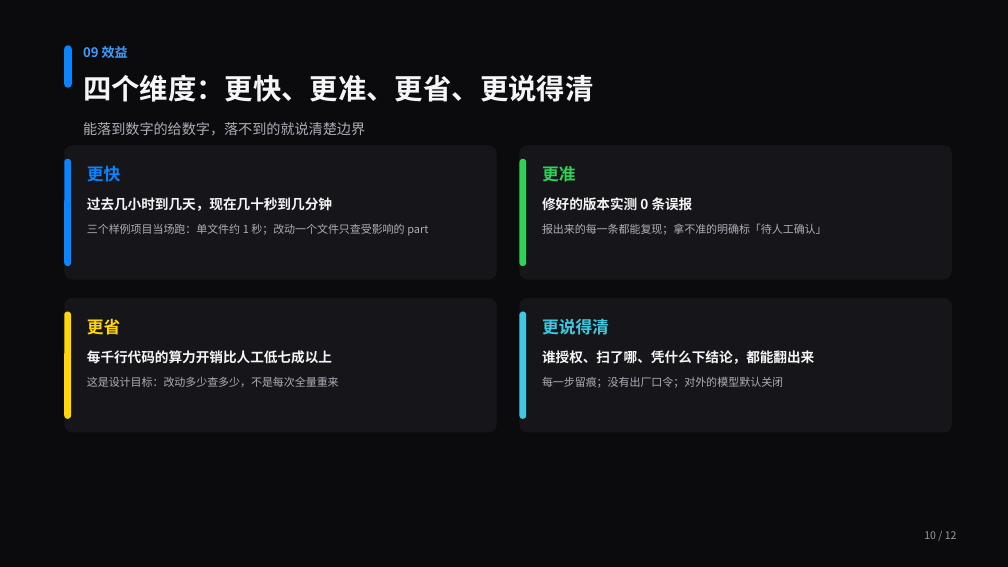
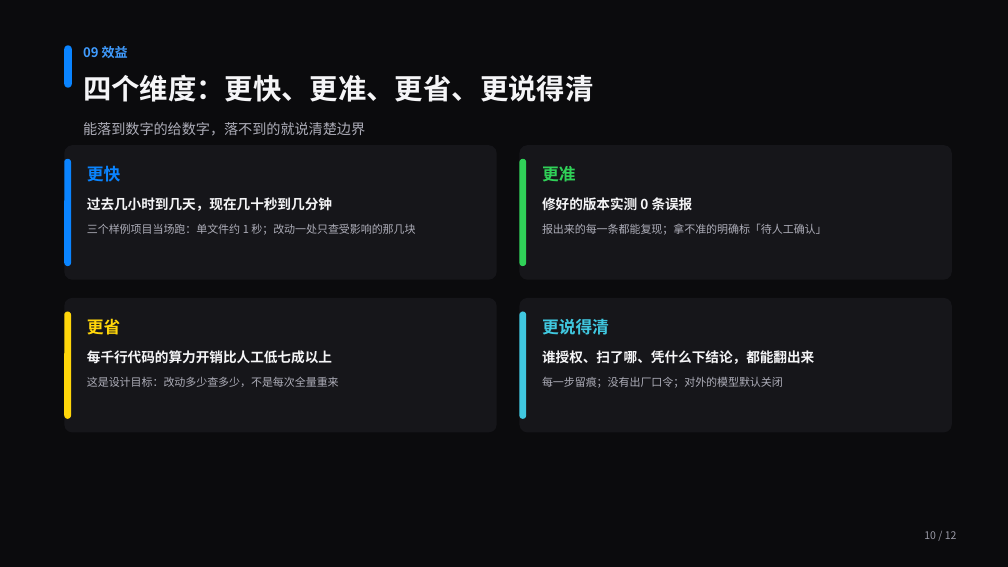
Before and after one commit to hlhck118/ai-vuln-agent, a slide deck: slide 10 of 成果发布-8分钟.pptx. Drawn at 1008x567 pixels with LibreOffice and Linux fonts; fonts in the diff are those of the drawing. Boxes give left, top, right and bottom in pixels: in the first picture for what was removed or moved away, otherwise in the second. Text is boxed around its words. In the diff, an @@ line names an element or a change of style, - is before the commit and + after.

Commit message:
docs deck：架构页下移一行，更快那条换成不带英文的行话
KPI 卡片与副标题挤在一起，正文框和下排要点各下移 0.1 英寸；
「受影响的 part」在发布场合是内部术语，改成「受影响的那几块」。产物跟着重跑。

```diff
--- a/成果发布-8分钟.pptx
+++ b/成果发布-8分钟.pptx
@@ text at [87,224,415,235]: text changed @@
-三个样例项目当场跑：单文件约 1 秒；改动一个文件只查受影响的 part
+三个样例项目当场跑：单文件约 1 秒；改动一处只查受影响的那几块
```
Also in this commit, not shown: 1 other slide changed, 1 other file.
